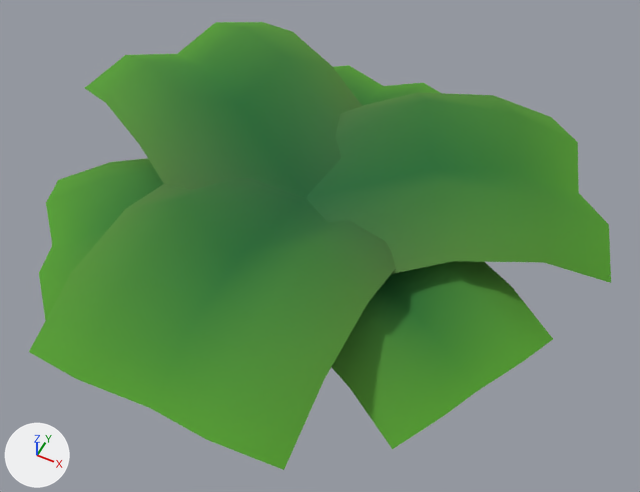
Two versions of the FBX model TowerDefense/Unity/TowerDefenseGC/Assets/3D/Environment/Vegetation/Plant_1a.fbx, one commit apart.
Before and after are seen from a camera (50 mm lens) standing at (0.293, -0.554, 0.628) and looking at (0.034, -0.036, -0.018). Lighting does not change. The marker at lower left points along +X, +Y and +Z. Where no turn or scale is listed for an object, it has been applied to the vertices.

The first picture shows 'Plant_1a'.
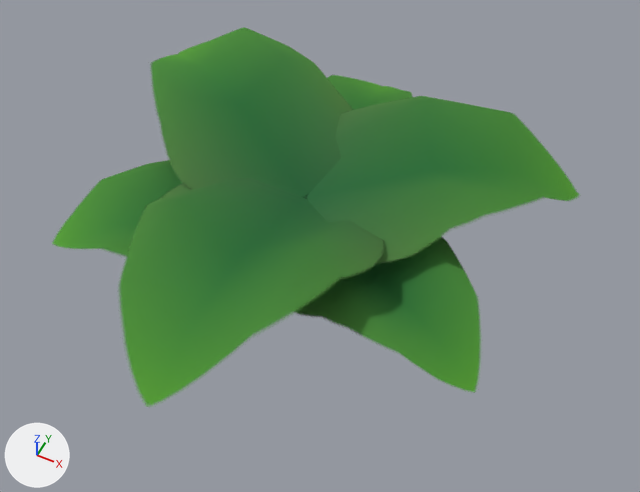
Where the newer file only moved an object's origin or applied its transform, the numbers keep the older frame.

Pixel boxes [x1, y1, x2, y2] of what changed, in the pictures (640 x 492 px):
'Plant_1a', surface changed: [29, 22, 611, 470] in both

The change, as a list of edits to the scene's bpy script:
```text
Add img_env_palette_mask_png:
    img_env_palette_mask_png = load_image('Env_Palette_mask.png', '../Env_Palette_mask.png', 1024, 1024, 'Non-Color')
Change mat_basemat:
    add n3 = _N.new('ShaderNodeTexImage'); n3.name = 'Image Texture.001'
    add n3.image = img_env_palette_mask_png
    where n2 = _N.new('ShaderNodeTexImage'); n2.name = 'Image Texture'
    where n0 = _N.new('ShaderNodeBsdfPrincipled'); n0.name = 'Principled BSDF'
    remove _L.new(n2.outputs[1], n0.inputs[4])  # 'Alpha' to 'Alpha'
    add _L.new(n3.outputs[0], n0.inputs[4])  # 'Color' to 'Alpha'
```
